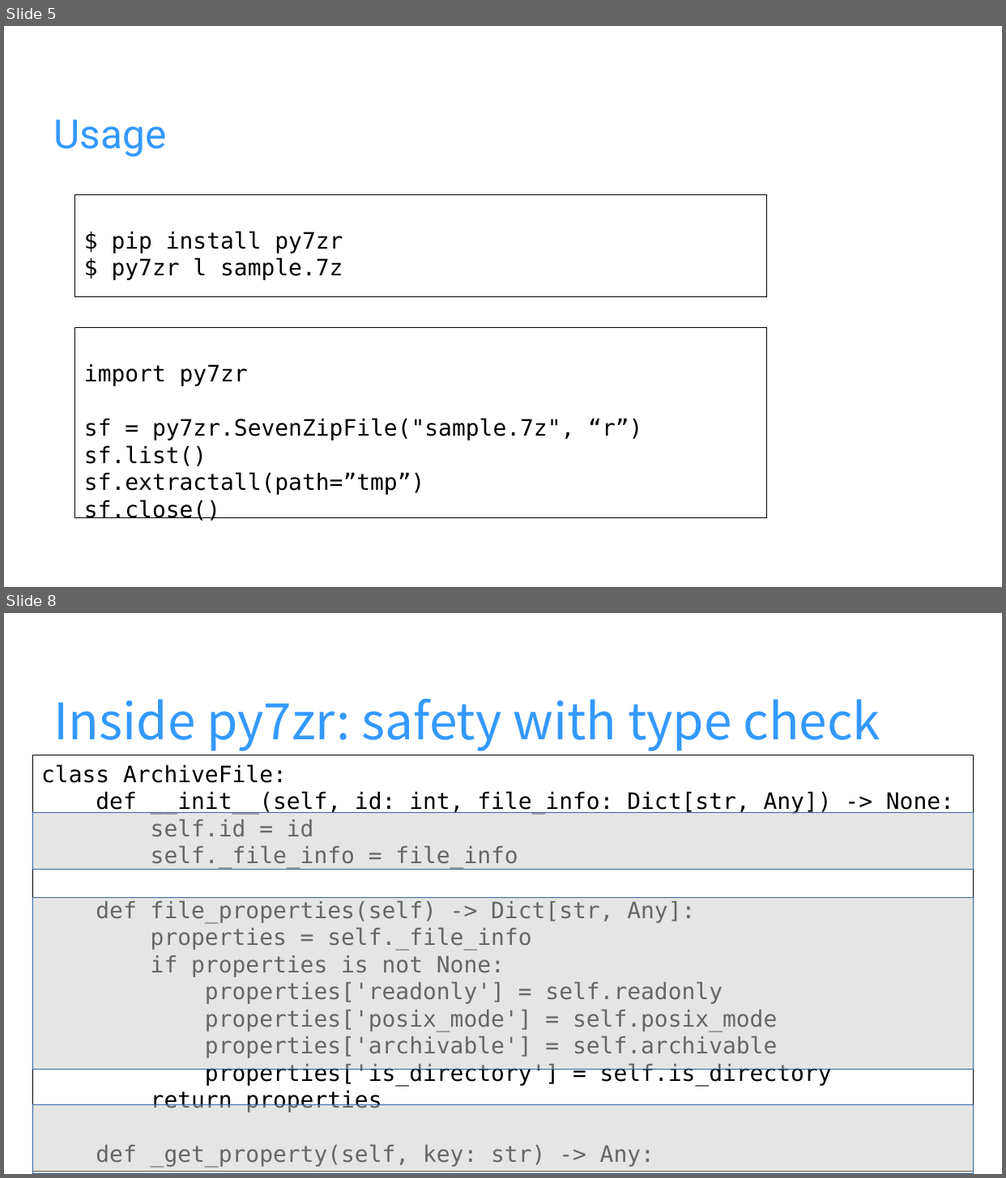
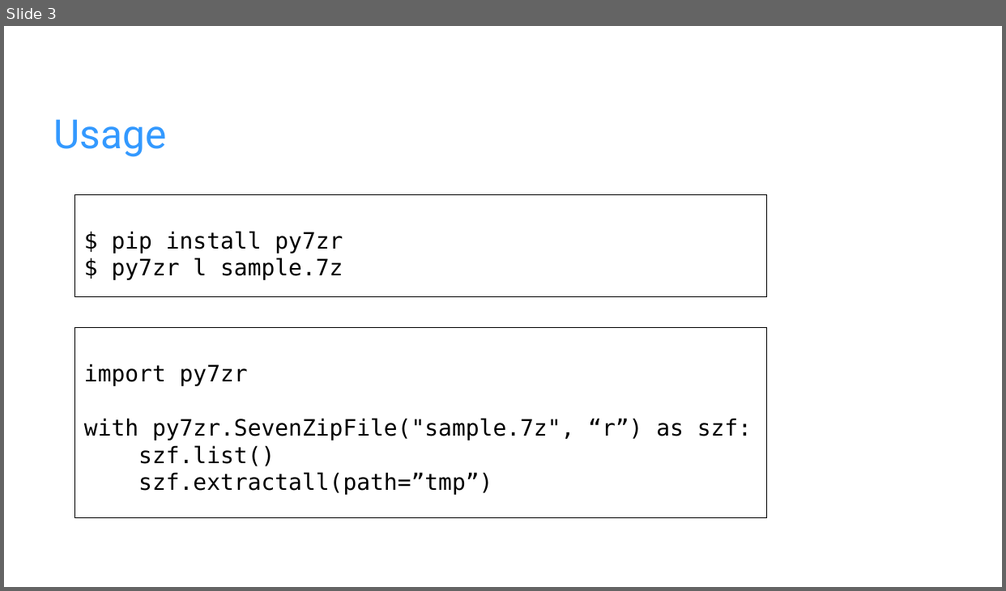
Before and after one commit to miurahr/py7zr, a slide deck: docs/presentations/Introduction_of_py7zr.odp. Shown one above the other, each under a label of ours: slides 5 and 8 before the commit, slide 3 after it; the slides between them are not shown. The pictures are 1006x1178 and 1006x591 pixels, drawn with LibreOffice and Linux fonts; fonts in the diff are those of the drawing; background and template pictures are left out. Boxes give left, top, right and bottom in pixels: in the first picture for what was removed or moved away, otherwise in the second. Text is boxed around its words. In the diff, an @@ line names an element or a change of style, - is before the commit and + after.

```diff
--- a/docs/presentations/Introduction_of_py7zr.odp
+++ b/docs/presentations/Introduction_of_py7zr.odp
@@ slide 8 removed at box(4, 613, 1002, 1174), background picture (left out) @@
@@ title removed at box(54, 699, 880, 752) @@
-Inside py7zr: safety with type check
@@ group removed at box(32, 756, 973, 1174): 4 rectangles @@
-class ArchiveFile:
-def __init__(self, id: int, file_info: Dict[str, Any]) -> None:
-self.id = id
-self._file_info = file_info
-def file_properties(self) -> Dict[str, Any]:
-properties = self._file_info
-if properties is not None:
-properties['readonly'] = self.readonly
-properties['posix_mode'] = self.posix_mode
-properties['archivable'] = self.archivable
-properties['is_directory'] = self.is_directory
-return properties
-def _get_property(self, key: str) -> Any:
-try:
-return self._file_info[key]
@@ what was slide 5 is now slide 3 @@
@@ slide 3 changed as well @@
@@ text in rectangle at box(84, 418, 752, 495): text changed @@
-sf = py7zr.SevenZipFile("sample.7z", “r”)
-sf.list()
-sf.extractall(path=”tmp”)
-sf.close()
+with py7zr.SevenZipFile("sample.7z", “r”) as szf:
+szf.list()
+szf.extractall(path=”tmp”)
```
Also in this commit, not shown: 5 other slides changed, 3 slides added, 4 other slides removed, 1 other file.
